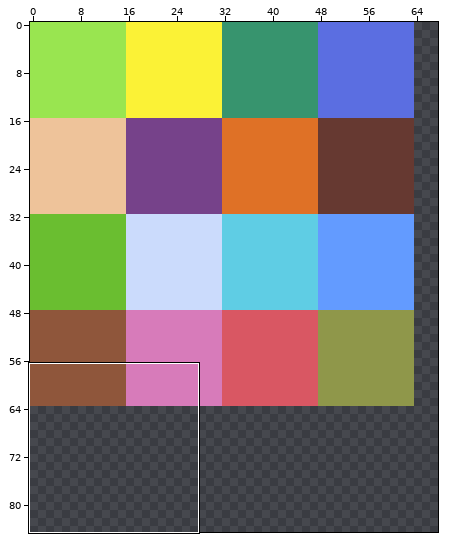
Pixel-art file, stored at Assets/textures/spritesheet.ase. Above: a wide view before the commit, with the close-up outlined.
Close-up. Before:
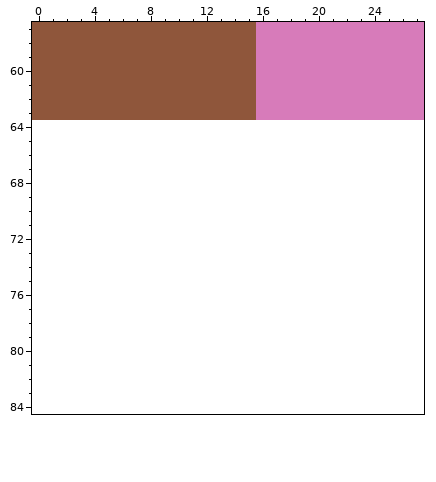
64x64 pixels, 1 frame. Shown: x 0..27, y 57..84. The old version is drawn lined up with the new one, on the new canvas. The wide view leaves out empty margins.
After:
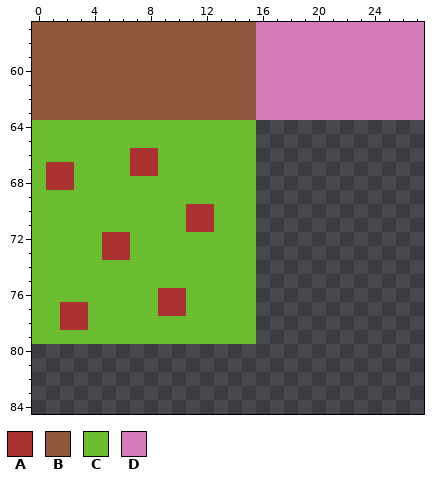
Palette (. is transparent): A #ac3232  B #8f563b  C #6abe30  D #d77bba
Commit: Texture compression glitch, and Unity update
Edits made:
canvas 64x64 -> 128x128
Changed rows in their new state; - is an unchanged pixel.
first column x 0:
64 CCCCCCCCCCCCCCCC
65 CCCCCCCCCCCCCCCC
66 CCCCCCCAACCCCCCC
67 CAACCCCAACCCCCCC
68 CAACCCCCCCCCCCCC
69 CCCCCCCCCCCCCCCC
70 CCCCCCCCCCCAACCC
71 CCCCCCCCCCCAACCC
72 CCCCCAACCCCCCCCC
73 CCCCCAACCCCCCCCC
74 CCCCCCCCCCCCCCCC
75 CCCCCCCCCCCCCCCC
76 CCCCCCCCCAACCCCC
77 CCAACCCCCAACCCCC
78 CCAACCCCCCCCCCCC
79 CCCCCCCCCCCCCCCC
